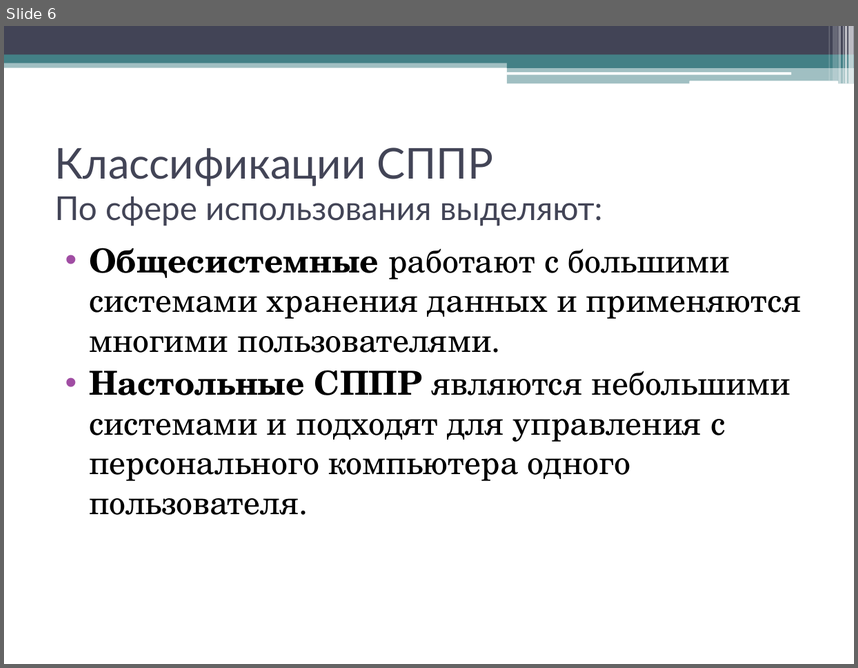
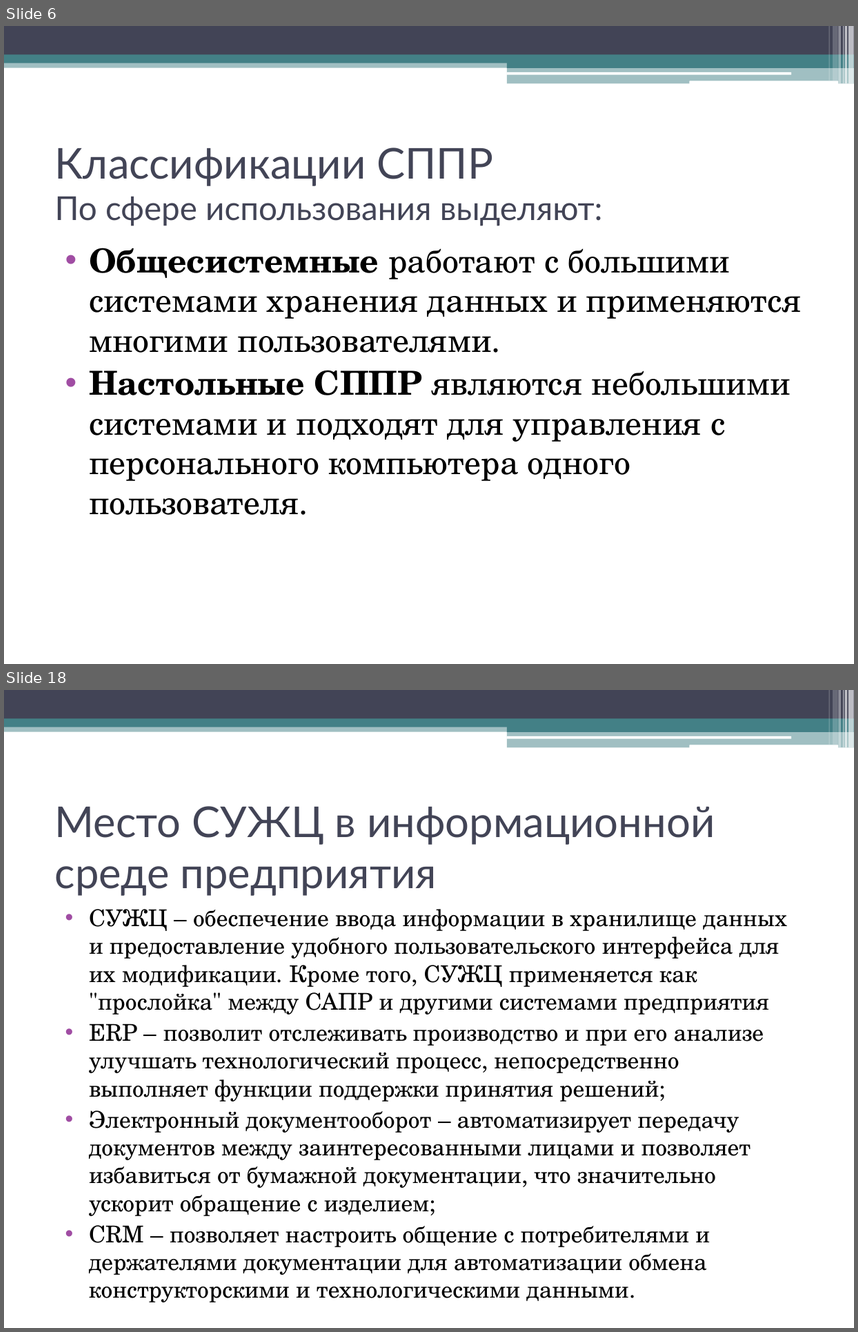
Before and after one commit to andreytemn/university, a slide deck: 5kurs/graf/Tem521PPRpresent.pptx. Shown one above the other, each under a label of ours: slide 6 before the commit, slides 6 and 18 after it; the slides between them are not shown. The pictures are 858x668 and 858x1332 pixels, drawn with LibreOffice and Linux fonts; fonts in the diff are those of the drawing. Boxes give left, top, right and bottom in pixels: in the first picture for what was removed or moved away, otherwise in the second. Text is boxed around its words. In the diff, an @@ line names an element or a change of style, - is before the commit and + after.

```diff
--- a/5kurs/graf/Tem521PPRpresent.pptx
+++ b/5kurs/graf/Tem521PPRpresent.pptx
@@ slide 18 added at (x1=4, y1=690, x2=854, y2=1328), background #FFFFFF; not listed: 13 template elements that a slide beside it also shows @@
@@ title added at (x1=55, y1=806, x2=715, y2=896), 36 pt, text #424456 @@
+Место СУЖЦ в информационной среде предприятия
@@ text added at (x1=89, y1=909, x2=787, y2=1302), 19.6 pt, text #000000 @@
+• СУЖЦ – обеспечение ввода информации в хранилище данных и предоставление удобного пользовательского интерфейса для их модификации. Кроме того, СУЖЦ применяется как "прослойка" между САПР и другими системами предприятия
+• ERP – позволит отслеживать производство и при его анализе улучшать технологический процесс, непосредственно выполняет функции поддержки принятия решений;
+• Электронный документооборот – автоматизирует передачу документов между заинтересованными лицами и позволяет избавиться от бумажной документации, что значительно ускорит обращение с изделием;
+• CRM – позволяет настроить общение с потребителями и держателями документации для автоматизации обмена конструкторскими и технологическими данными.
```
Also in this commit, not shown: 13 other slides added, 1 slide removed, 3 other files.
